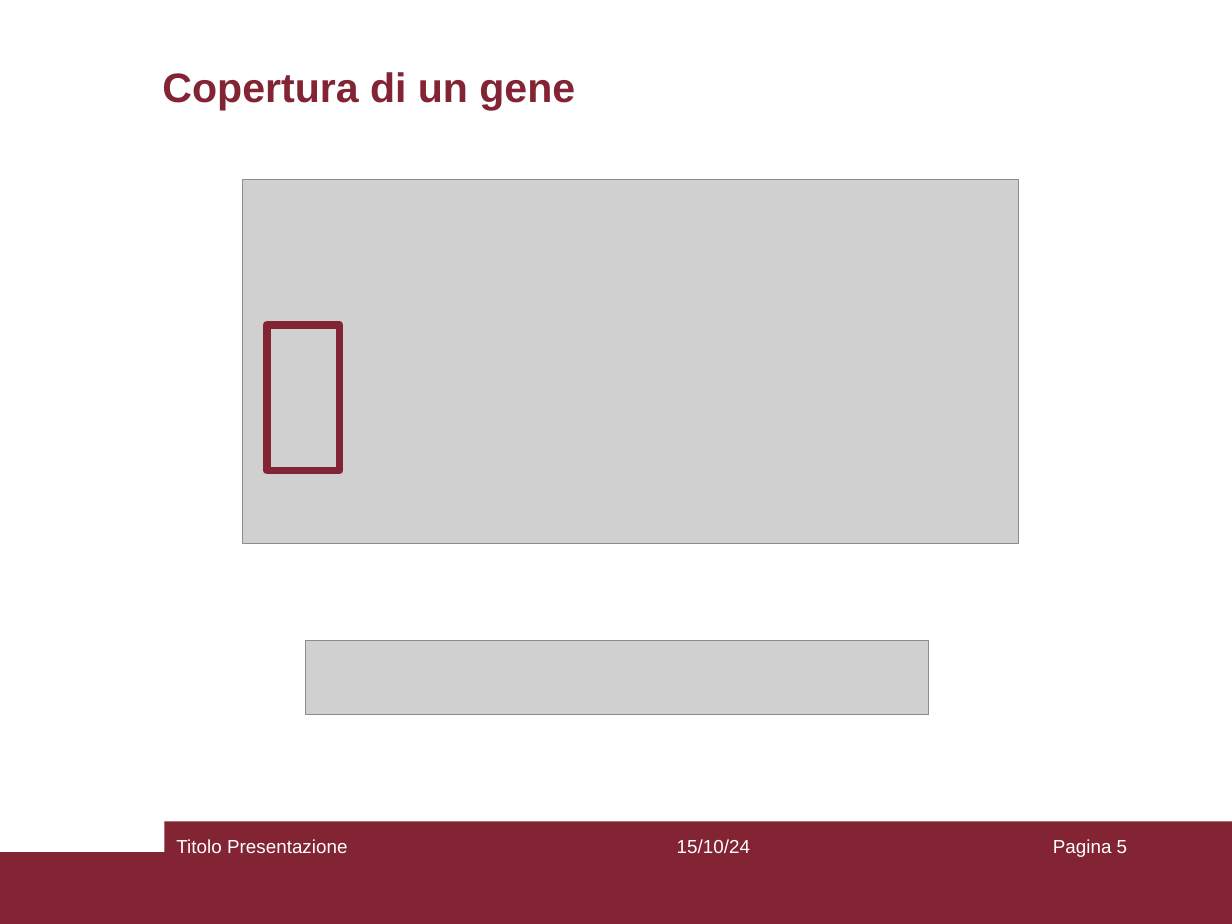
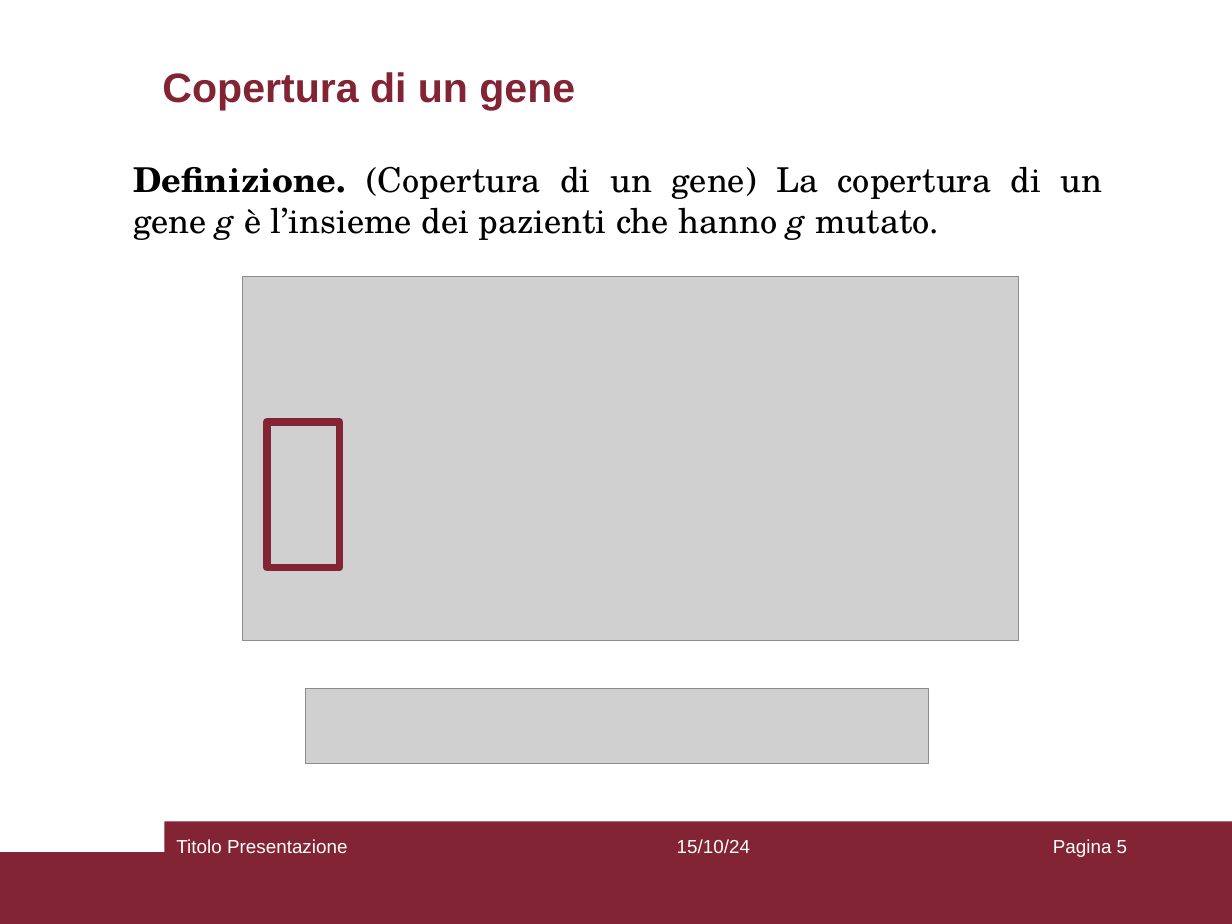
Before and after one commit to aflaag/bsc-thesis, a slide deck: slide 5 of presentation/slides.odp. Drawn at 1232x924 pixels with LibreOffice and Linux fonts; fonts in the diff are those of the drawing; grey boxes stand for pictures. Boxes give left, top, right and bottom in pixels: in the first picture for what was removed or moved away, otherwise in the second. Text is boxed around its words. In the diff, an @@ line names an element or a change of style, - is before the commit and + after.

Commit message:
added text to slides

```diff
--- a/presentation/slides.odp
+++ b/presentation/slides.odp
@@ text added at box(133, 166, 1103, 240), 20 pt, text #000000 @@
+Definizione. (Copertura di un gene) La copertura di un gene g è l’insieme dei pazienti che hanno g mutato.
@@ picture: place and size @@
-picture at box(243, 180, 1019, 543)
+picture at box(243, 276, 1019, 639)
@@ rectangle: place and size @@
-rectangle at box(650, 180, 723, 533)
+rectangle at box(650, 276, 723, 630)
@@ rectangle: place and size @@
-rectangle at box(267, 325, 340, 471)
+rectangle at box(267, 423, 340, 568)
@@ picture: place and size @@
-picture at box(306, 641, 929, 716)
+picture at box(306, 689, 929, 764)
```
Also in this commit, not shown: 18 other slides changed, 4 other files.
